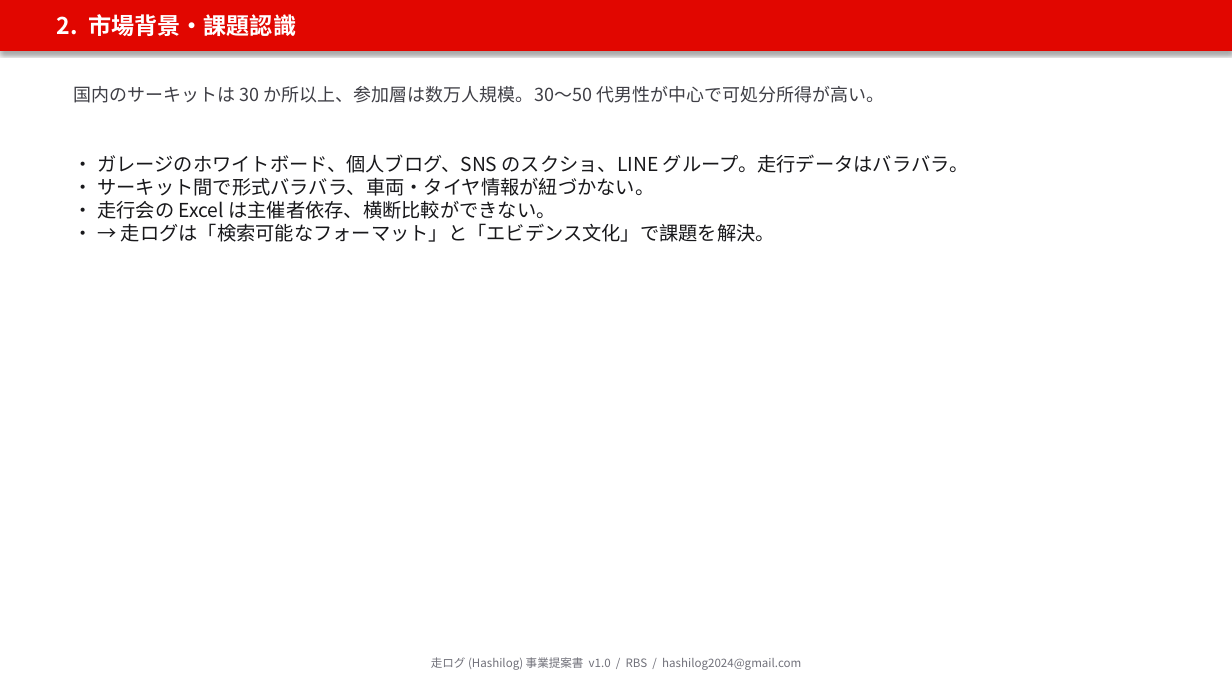
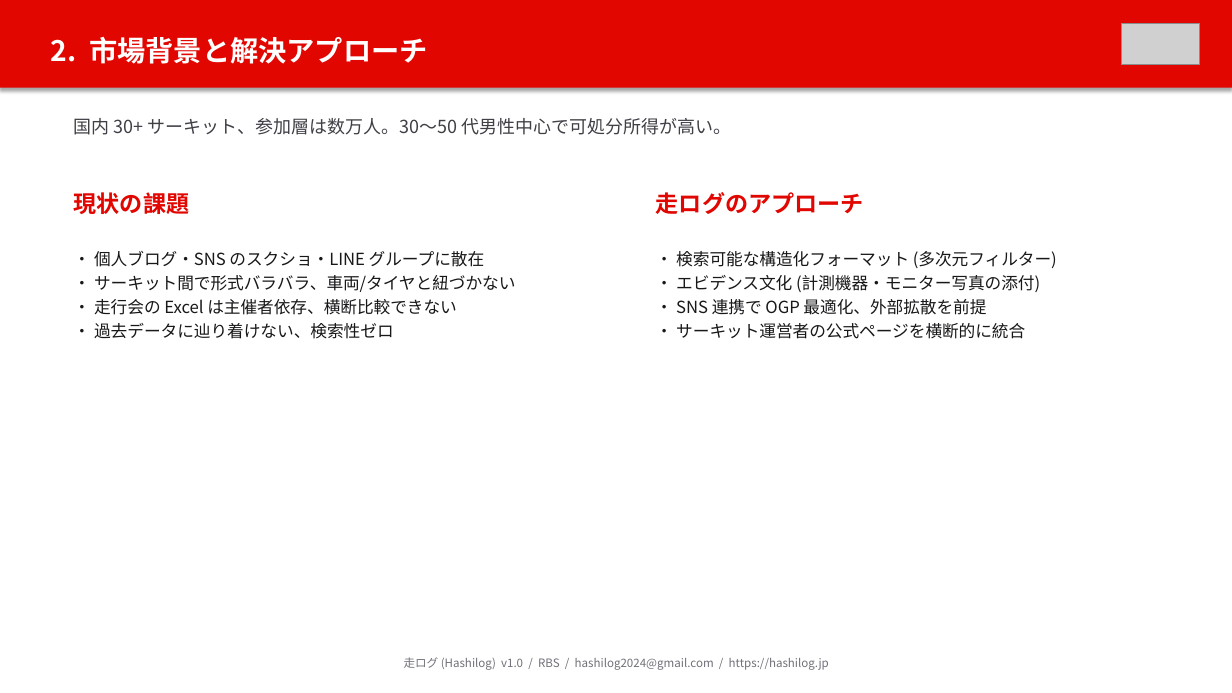
Before and after one commit to amebouzu/hashilog, a slide deck: slide 3 of docs/PROPOSAL.pptx (slide 4 before the commit). Drawn at 1232x693 pixels with LibreOffice and Linux fonts; fonts in the diff are those of the drawing; grey boxes stand for pictures. Boxes give left, top, right and bottom in pixels: in the first picture for what was removed or moved away, otherwise in the second. Text is boxed around its words. In the diff, an @@ line names an element or a change of style, - is before the commit and + after.

```diff
--- a/docs/PROPOSAL.pptx
+++ b/docs/PROPOSAL.pptx
@@ rectangle "2. 市場背景と解決アプローチ": place and size @@
-rectangle "2. 市場背景と解決アプローチ" at bbox=[0, 0, 1232, 51]
+rectangle "2. 市場背景と解決アプローチ" at bbox=[0, 0, 1232, 88]
@@ picture added at bbox=[1121, 23, 1200, 65] @@
@@ text in rectangle at bbox=[51, 37, 427, 64]: text changed; size 18 to 22 pt @@
-2. 市場背景・課題認識
+2. 市場背景と解決アプローチ
@@ text at bbox=[74, 118, 732, 135]: text changed @@
-国内のサーキットは 30 か所以上、参加層は数万人規模。30〜50 代男性が中心で可処分所得が高い。
+国内 30+ サーキット、参加層は数万人。30〜50 代男性中心で可処分所得が高い。
@@ text added at bbox=[74, 192, 190, 214], 18 pt, text #E10600, bold @@
+現状の課題
@@ text added at bbox=[656, 192, 864, 214], 18 pt, text #E10600, bold @@
+走ログのアプローチ
@@ text at bbox=[74, 251, 515, 339]: text changed; size 15 to 13 pt @@
-・ ガレージのホワイトボード、個人ブログ、SNS のスクショ、LINE グループ。走行データはバラバラ。
-・ サーキット間で形式バラバラ、車両・タイヤ情報が紐づかない。
-・ 走行会の Excel は主催者依存、横断比較ができない。
-・ → 走ログは「検索可能なフォーマット」と「エビデンス文化」で課題を解決。
+・ 個人ブログ・SNS のスクショ・LINE グループに散在
+・ サーキット間で形式バラバラ、車両/タイヤと紐づかない
+・ 走行会の Excel は主催者依存、横断比較できない
+・ 過去データに辿り着けない、検索性ゼロ
@@ text added at bbox=[656, 251, 1057, 339], 13 pt, text #18181B @@
+・ 検索可能な構造化フォーマット (多次元フィルター)
+・ エビデンス文化 (計測機器・モニター写真の添付)
+・ SNS 連携で OGP 最適化、外部拡散を前提
+・ サーキット運営者の公式ページを横断的に統合
@@ text at bbox=[404, 657, 829, 670]: text changed @@
-走ログ (Hashilog) 事業提案書 v1.0 / RBS / hashilog2024@gmail.com
+走ログ (Hashilog) v1.0 / RBS / hashilog2024@gmail.com / https://hashilog.jp
```
Also in this commit, not shown: 9 other slides changed, 9 slides removed, 3 other files.
